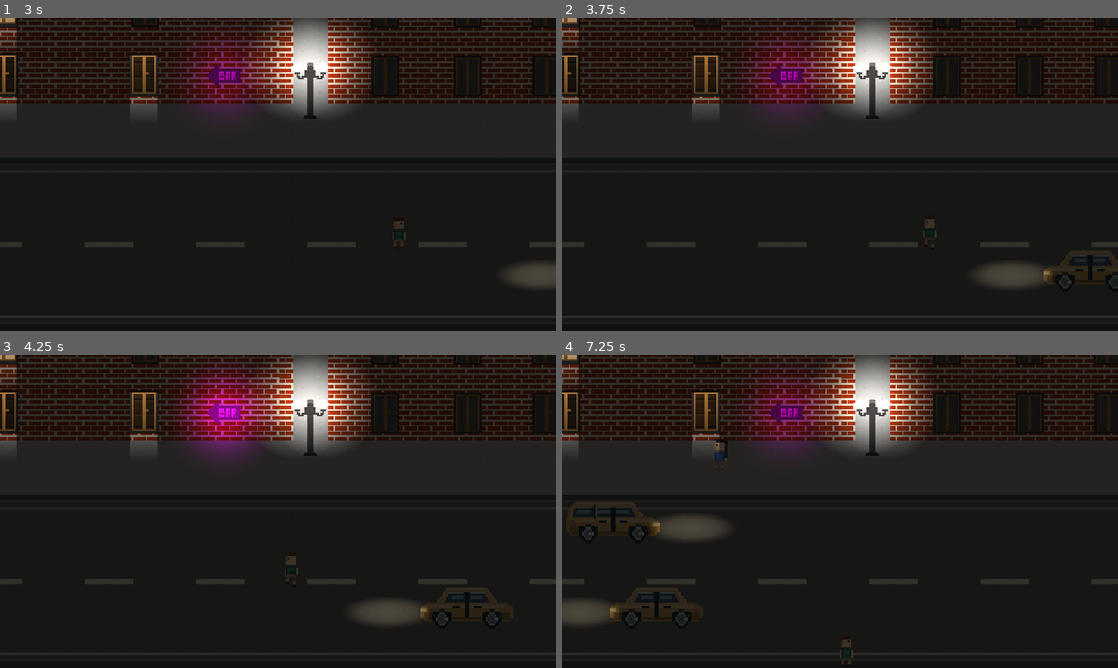
Above: before the commit, frames 1-4 (two rows, left to right).
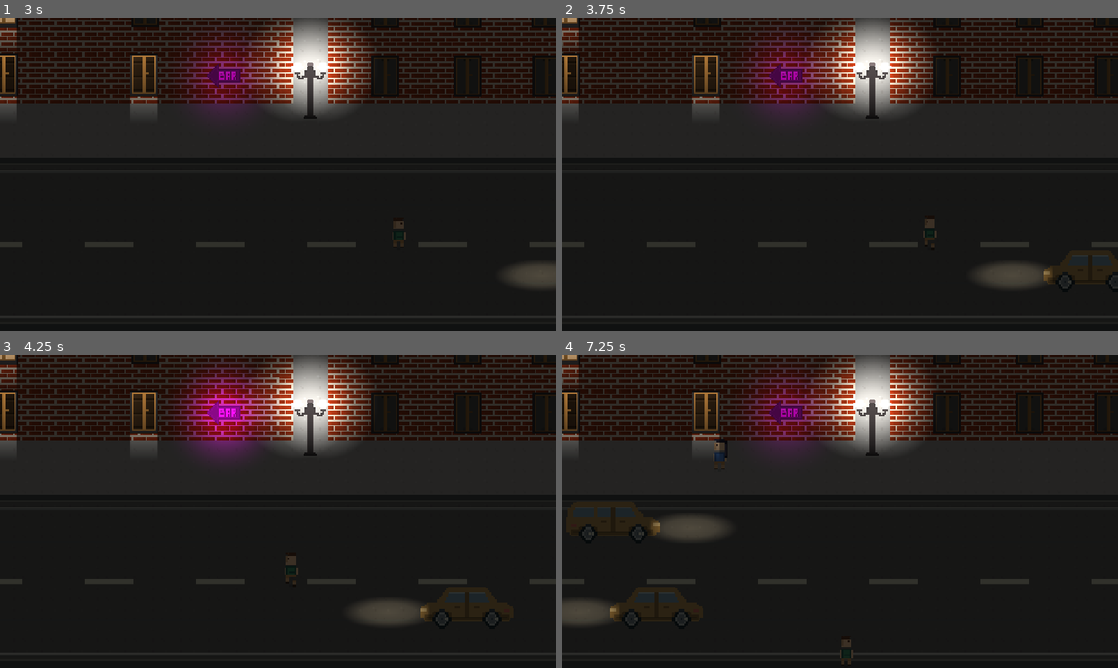
Above: after the commit, the same moments.

Repository: daniilbug/Drunkheads
Game: Godot game, scene res://scenes/main.tscn
The game is run twice, just before and just after one commit, with the same random seed, the same clock (stepped at 60 frames per second) and the same inputs. This scene is started directly instead of the project's main scene.
Inputs:
- Up to frame 1 (3 s): tap Enter at 0.5 s; hold D (right) 0.53-1.28 s; hold E (interact) 0.53-1.28 s; tap Space at 1.25 s; hold S (down) 1.28-2.03 s; tap E (interact) at 1.35, 2.3, 2.85 s; hold D (right) 2.03-2.78 s; hold Q (take) 2.03-2.78 s; hold Up (tf_kick_up) from 2.78 s (still down)
- Up to frame 2 (3.75 s): release Up (tf_kick_up) at 3.53 s; hold A (left) from 3.53 s (still down); hold E (interact) from 3.53 s (still down)
- Up to frame 3 (4.25 s): keep holding A (left); keep holding E (interact)
- Up to frame 4 (7.25 s): release E (interact) at 4.28 s; tap Q (take) at 4.35 s; tap E (interact) at 4.55, 5.85, 6.8 s; release A (left) at 5.03 s; hold S (down) 5.03-5.78 s; hold E (interact) 5.03-5.78 s; hold D (right) 5.78-6.53 s; hold Up (tf_kick_up) from 6.53 s (still down); hold Q (take) from 6.53 s (still down)

Frame 1 is identical in both runs. In frame 2, 0.1% of the frame differs, in the area x 87-99%, y 75-84%; in frame 3, 0.1%; in frame 4, 0.3%, in the area x 2-24%, y 47-84%.

Commit message:
Improve car sprites and add smoking sound

Diff:
--- a/scenes/core/npc.tscn
+++ b/scenes/core/npc.tscn
@@ -100,6 +100,7 @@
 
 [node name="NavigationAgent" type="NavigationAgent2D" parent="." unique_id=1999999999]
 avoidance_enabled = true
+avoidance_mask = 3
 radius = 20.0
 neighbor_distance = 160.0
 max_speed = 150.0
--- a/scenes/street/cigarette_pack.tscn
+++ b/scenes/street/cigarette_pack.tscn
@@ -4,6 +4,7 @@
 [ext_resource type="Script" uid="uid://dncrmw2qr6a5g" path="res://scripts/street/cigarette_pack.gd" id="2_script"]
 [ext_resource type="Texture2D" uid="uid://b5bnurj5ugkwt" path="res://assets/sprites/street/cigarettes_pack.png" id="3_sprite"]
 [ext_resource type="Texture2D" uid="uid://bevvaukq5pbg4" path="res://assets/sprites/street/cigarette_smoke.png" id="4_smoke"]
+[ext_resource type="AudioStream" uid="uid://detqnbwwnn6x7" path="res://assets/audio/interactions/smoking.mp3" id="5_smoking_audio"]
 
 [sub_resource type="SceneReplicationConfig" id="SceneReplicationConfig_pack"]
 properties/0/path = NodePath(".:position")
@@ -39,3 +40,7 @@
 
 [node name="MultiplayerSynchronizer" parent="." index="3" unique_id=598135177]
 replication_config = SubResource("SceneReplicationConfig_pack")
+
+[node name="SmokingAudio" type="AudioStreamPlayer2D" parent="." index="4"]
+stream = ExtResource("5_smoking_audio")
+max_distance = 128.0
--- a/scenes/street/lantern.tscn
+++ b/scenes/street/lantern.tscn
@@ -31,4 +31,5 @@
 shape = SubResource("CircleShape2D_xuupk")
 
 [node name="Obstacle" type="NavigationObstacle2D" parent="." unique_id=2086381986]
+avoidance_layers = 2
 radius = 20.0
--- a/scripts/core/npc.gd
+++ b/scripts/core/npc.gd
@@ -30,11 +30,16 @@
 const STUCK_TICKS := 3
 const STUCK_PROGRESS_DISTANCE := 12.0
 const PASS_THROUGH_TICKS := 1
+const CHARACTER_AVOIDANCE_LAYER := 1
+const STATIC_AVOIDANCE_LAYER := 2
+const DOOR_PASS_THROUGH_DISTANCE := Door.NPC_PROXIMITY_THRESHOLD * 1.5
 
 var _last_progress_position := Vector2.ZERO
 var _stuck_ticks := 0
 var _pass_through_ticks := 0
 var _passing_through := false
+var _near_door := false
+var _doors: Array[Door] = []
 
 func _enter_tree() -> void:
 	set_multiplayer_authority(1, true)
@@ -42,6 +47,8 @@
 func _ready() -> void:
 	super._ready()
 	if multiplayer.is_server():
+		for node in _level.find_children("*", "Door", true, false):
+			_doors.append(node as Door)
 		_last_progress_position = global_position
 		nav_agent.velocity_computed.connect(_on_velocity_computed)
 
@@ -56,6 +63,7 @@
 		return
 
 	_state_machine(delta)
+	_update_door_pass_through()
 	var direction_to_target := Vector2.ZERO
 	if not nav_agent.is_navigation_finished():
 		var next_path_position: Vector2 = nav_agent.get_next_path_position()
@@ -106,7 +114,7 @@
 		if _pass_through_ticks >= PASS_THROUGH_TICKS:
 			_end_pass_through()
 		return
-	if is_sitting or _state_machine_tick <= 1 or nav_agent.is_navigation_finished():
+	if state == State.EXITING or is_sitting or _state_machine_tick <= 1 or nav_agent.is_navigation_finished():
 		_stuck_ticks = 0
 		return
 	if progress >= STUCK_PROGRESS_DISTANCE:
@@ -124,11 +132,40 @@
 
 func _end_pass_through() -> void:
 	_passing_through = false
-	_set_character_avoidance(true)
+	if state == State.EXITING or _near_door:
+		_set_static_obstacle_avoidance()
+	else:
+		_set_character_avoidance(true)
 	_reset_stuck_check()
 
 func _set_character_avoidance(enabled: bool) -> void:
 	nav_agent.avoidance_enabled = enabled
+	nav_agent.avoidance_mask = STATIC_AVOIDANCE_LAYER | CHARACTER_AVOIDANCE_LAYER
+	_set_character_collision(enabled)
+
+func _set_static_obstacle_avoidance() -> void:
+	nav_agent.avoidance_enabled = true
+	nav_agent.avoidance_mask = STATIC_AVOIDANCE_LAYER
+	_set_character_collision(false)
+
+func _update_door_pass_through() -> void:
+	if state == State.EXITING or _passing_through:
+		return
+	var near_door := false
+	if not is_sitting:
+		for door in _doors:
+			if global_position.distance_to(door.global_position) <= DOOR_PASS_THROUGH_DISTANCE:
+				near_door = true
+				break
+	if near_door == _near_door:
+		return
+	_near_door = near_door
+	if near_door:
+		_set_static_obstacle_avoidance()
+	else:
+		_set_character_avoidance(true)
+
+func _set_character_collision(enabled: bool) -> void:
 	for child in _level.get_children():
 		if child is Player and child != self:
 			if enabled:
@@ -202,7 +239,7 @@
 	if is_instance_valid(_hands_item) and _hands_item is Drink:
 		_hands_item.queue_free()
 	_hands_item = null
-	_set_character_avoidance(true)
+	_set_static_obstacle_avoidance()
 	nav_agent.target_position = _npc_manager.exit_point.global_position
 	state = State.EXITING
 
--- a/scripts/street/cigarette_pack.gd
+++ b/scripts/street/cigarette_pack.gd
@@ -5,6 +5,7 @@
 const SMOKE_FRAMES := 8
 
 @onready var smoke_sprite: Sprite2D = $Sprite/Smoke
+@onready var smoking_audio: AudioStreamPlayer2D = $SmokingAudio
 
 @export var cigarettes_left: int = 5:
 	set(value):
@@ -19,6 +20,7 @@
 func play_smoke() -> void:
 	if _smoke_tween:
 		_smoke_tween.kill()
+	smoking_audio.play()
 	smoke_sprite.frame = 0
 	smoke_sprite.show()
 	_smoke_tween = create_tween()
Not shown, added: assets/audio/interactions/smoking.mp3.import
Binary file changed: assets/sprites/street/car_body.png
Not shown, changed: assets/sprites/street/car_body.png.import
Binary file changed: assets/sprites/street/car_body_estate.png
Not shown, changed: assets/sprites/street/car_body_estate.png.import
Not shown, added: assets/audio/interactions/smoking.mp3
